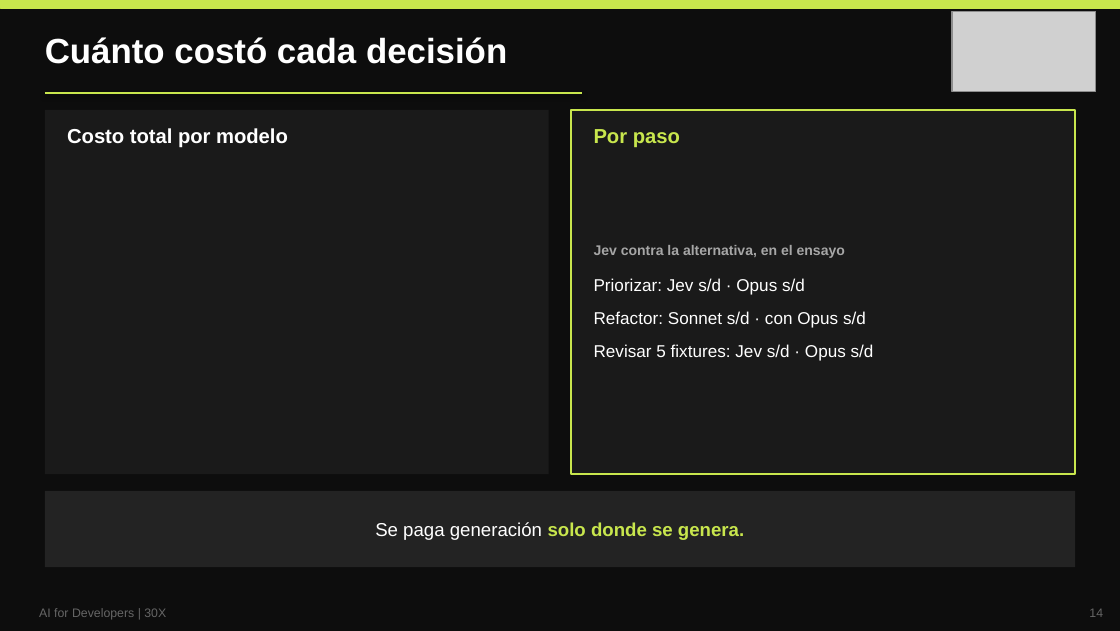
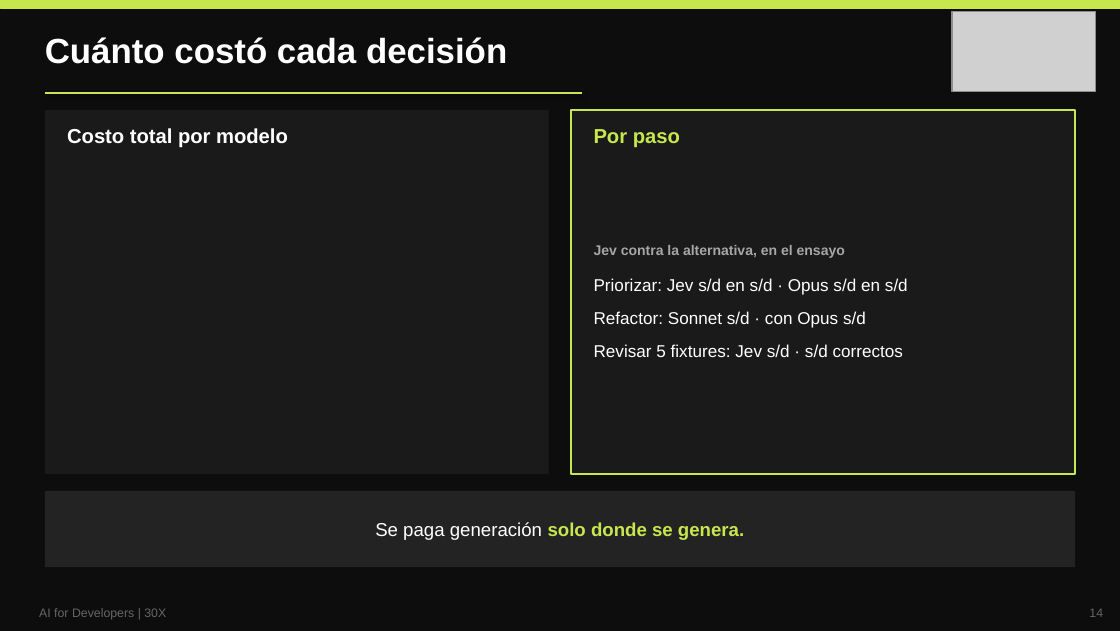
Before and after one commit to arlequine/jev-pdp-flow, a slide deck: slide 14 of docs/slides/charla-jev.pptx. Drawn at 1120x631 pixels with LibreOffice and Linux fonts; fonts in the diff are those of the drawing; grey boxes stand for pictures. Boxes give left, top, right and bottom in pixels: in the first picture for what was removed or moved away, otherwise in the second. Text is boxed around its words. In the diff, an @@ line names an element or a change of style, - is before the commit and + after.

```diff
--- a/docs/slides/charla-jev.pptx
+++ b/docs/slides/charla-jev.pptx
@@ text at [594,278,908,295]: text changed @@
-Priorizar: Jev s/d · Opus s/d
+Priorizar: Jev s/d en s/d · Opus s/d en s/d
@@ text at [594,344,903,357]: text changed @@
-Revisar 5 fixtures: Jev s/d · Opus s/d
+Revisar 5 fixtures: Jev s/d · s/d correctos
```
Also in this commit, not shown: 4 other slides changed, 41 other files.
